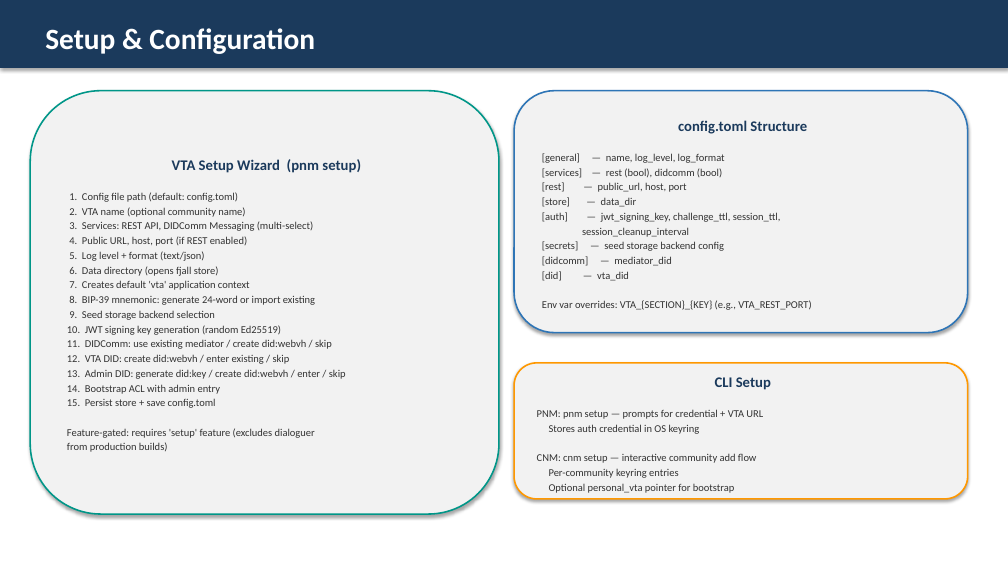
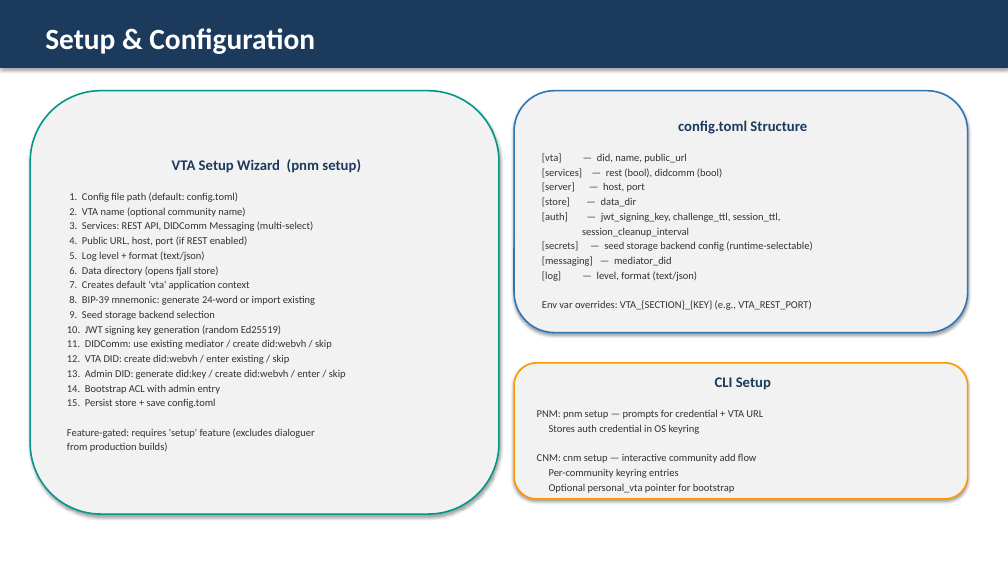
Before and after one commit to LF-Decentralized-Trust-labs/verifiable-trust-infrastructure, a slide deck: slide 11 of docs/VTA_Service_Overview.pptx. Drawn at 1008x567 pixels with LibreOffice and Linux fonts; fonts in the diff are those of the drawing. Boxes give left, top, right and bottom in pixels: in the first picture for what was removed or moved away, otherwise in the second. Text is boxed around its words. In the diff, an @@ line names an element or a change of style, - is before the commit and + after.

Commit message:
Add TEE attestation, encrypted storage, KMS bootstrap, and Nitro Enclave deployment
Introduces a comprehensive Trusted Execution Environment (TEE) system for running the
VTA inside AWS Nitro Enclaves (and AMD SEV-SNP) with hardware-backed attestation,
KMS-based secret bootstrap, and transparent storage encryption.

TEE attestation (feature-gated: `tee`):
- TEE provider trait with AMD SEV-SNP, AWS Nitro, and simulated backends
- REST endpoints: GET/POST /attestation/report, GET /attestation/status
- DIDComm protocol: attestation/status, attestation/request
- Health endpoint includes tee_status when active
- TeeAttestation service injected into DID documents (embed_in_did config)
- JWT claims include tee_attested:true when TEE is active
- Challenge-response binds TEE attestation to auth nonce

KMS secret bootstrap (Nitro Enclaves):
- First boot: generates BIP-39 seed inside TEE, encrypts with KMS, stores ciphertext
- Subsequent boots: KMS Decrypt with NSM attestation (PCR0/PCR3/PCR8 policy)
- Ephemeral RSA-2048 key for KMS CiphertextForRecipient (AWS API requirement)
- KmsTeeSeedStore wraps bootstrapped seed for the SeedStore trait
- Mnemonic never displayed; export requires super admin + time-limited window
  (VTA_MNEMONIC_EXPORT_WINDOW env var) + one-time use

Encrypted storage:
- AES-256-GCM encryption built into KeyspaceHandle (with_encryption method)
- Storage key derived from seed via HKDF-SHA256 (deterministic across restarts)
- Zero changes to consumer code; transparent encrypt on write, decrypt on read
- Tests verify encrypted roundtrip and that on-disk data is actually ciphertext

Nitro Enclave deployment:
- Dockerfile.nitro: multi-stage build with REST + DIDComm + TEE features
- Bidirectional vsock proxy: inbound REST + outbound DIDComm + outbound HTTPS
- EIF signing with EC P-384 key (PCR8 pinning in KMS policy)
- Scripts: generate-signing-key.sh, setup-kms-policy.sh, parent-proxy.sh
- Deployment guide with CI/CD integration (GitHub Actions example)

Security design:
- 8-layer defense model documented in docs/design/tee-enclave-security.md
- Secrets never leave TEE in plaintext; storage encrypted; KMS attestation-gated
- IAM role separation (EC2 role vs admin role)
- Comprehensive threat model covering host compromise, malicious images,
  KMS policy tampering, mnemonic exfiltration, signing key theft

```diff
--- a/docs/VTA_Service_Overview.pptx
+++ b/docs/VTA_Service_Overview.pptx
@@ text in rounded rectangle at (542, 153, 686, 163): text changed @@
-[general] — name, log_level, log_format
+[vta] — did, name, public_url
@@ text in rounded rectangle at (542, 182, 645, 192): text changed @@
-[rest] — public_url, host, port
+[server] — host, port
@@ text in rounded rectangle at (542, 241, 812, 281): text changed @@
-[secrets] — seed storage backend config
-[didcomm] — mediator_did
-[did] — vta_did
+[secrets] — seed storage backend config (runtime-selectable)
+[messaging] — mediator_did
+[log] — level, format (text/json)
```
Also in this commit, not shown: 8 other slides changed, 42 other files.
